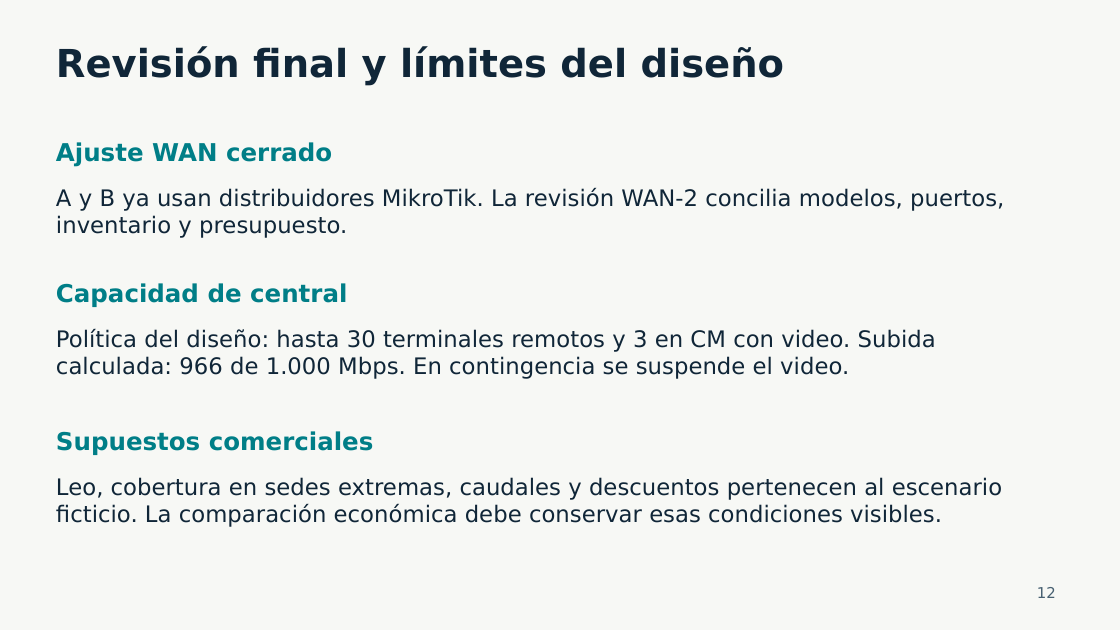
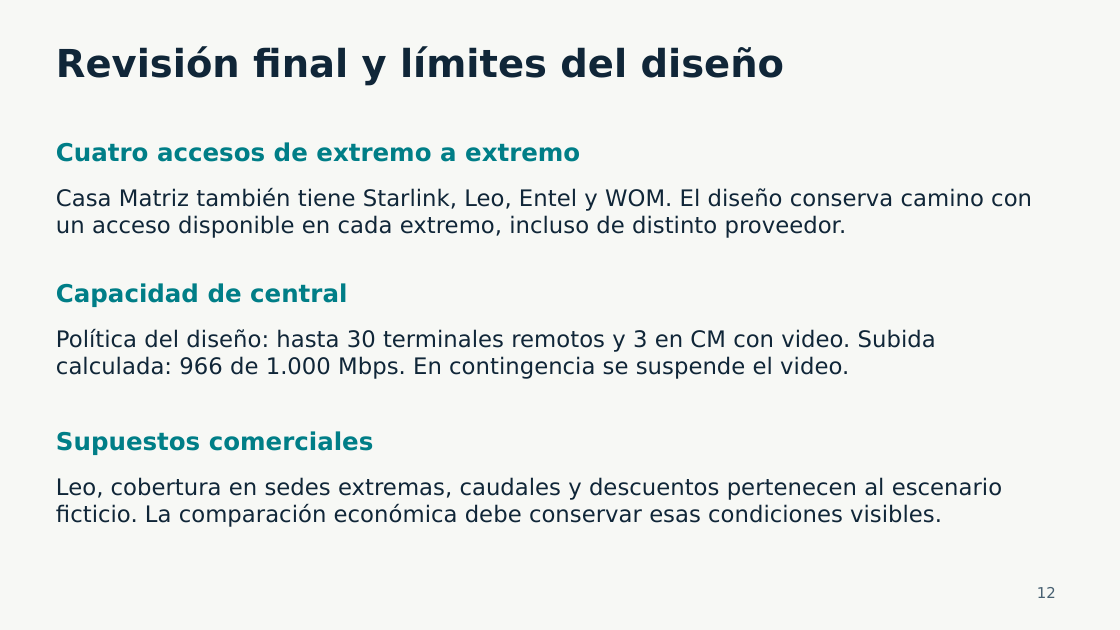
Before and after one commit to hu-herrera/financiera-pacifico-entrega-docente, a slide deck: slide 12 of Presentacion/Avance_Financiera_Pacifico_30_oct_2026.pptx. Drawn at 1120x630 pixels with LibreOffice and Linux fonts; fonts in the diff are those of the drawing. Boxes give left, top, right and bottom in pixels: in the first picture for what was removed or moved away, otherwise in the second. Text is boxed around its words. In the diff, an @@ line names an element or a change of style, - is before the commit and + after.

Commit message:
Completar cuatro accesos WAN en todas las sedes, incluida Casa Matriz
E6 conserva conectividad móvil y la presentación muestra respaldos sucesivos hasta WOM. WAN-3 concilia interfaces, túneles, inventario y presupuesto. Validación: 99 pruebas Node, 44 de navegador y 9.900 combinaciones del modelo.

```diff
--- a/Presentacion/Avance_Financiera_Pacifico_30_oct_2026.pptx
+++ b/Presentacion/Avance_Financiera_Pacifico_30_oct_2026.pptx
@@ text at (56, 142, 580, 162): text changed @@
-Ajuste WAN cerrado
+Cuatro accesos de extremo a extremo
@@ text at (56, 187, 1032, 238): text changed @@
-A y B ya usan distribuidores MikroTik. La revisión WAN-2 concilia modelos, puertos, inventario y presupuesto.
+Casa Matriz también tiene Starlink, Leo, Entel y WOM. El diseño conserva camino con un acceso disponible en cada extremo, incluso de distinto proveedor.
```
Also in this commit, not shown: 2 other slides changed, 17 other files.
